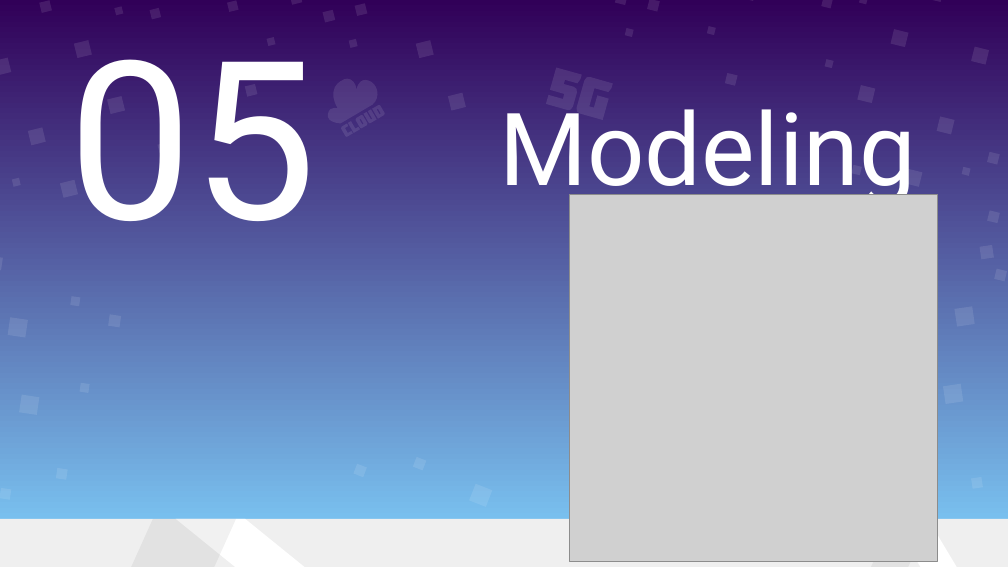
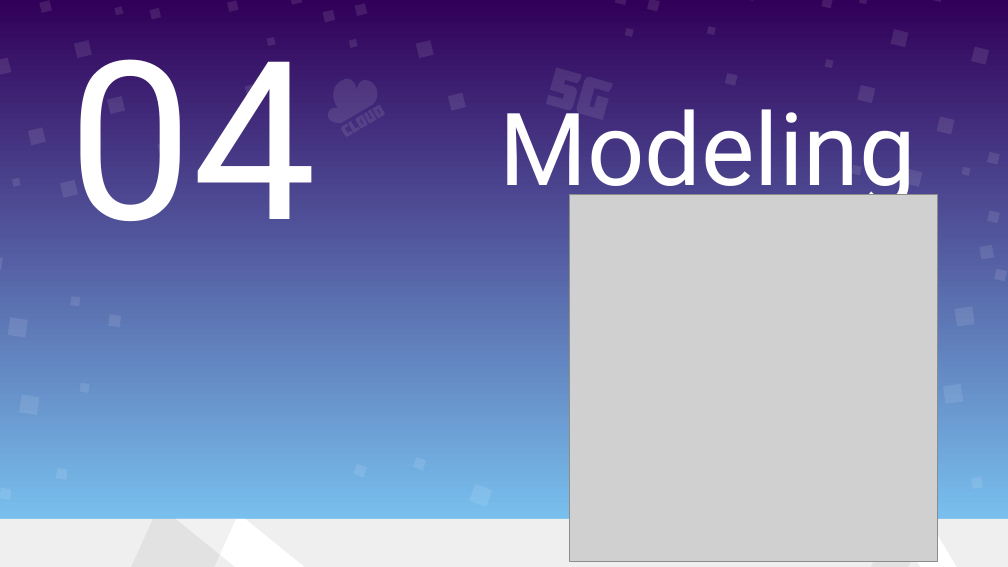
Before and after one commit to meohoangdeptrai1407/Thesis_Psychology, a slide deck: slide 16 of Therapy Chatbot V2.pptx (slide 17 before the commit). Drawn at 1008x567 pixels with LibreOffice and Linux fonts; fonts in the diff are those of the drawing; grey boxes stand for pictures. Boxes give left, top, right and bottom in pixels: in the first picture for what was removed or moved away, otherwise in the second. Text is boxed around its words. In the diff, an @@ line names an element or a change of style, - is before the commit and + after.

```diff
--- a/Therapy Chatbot V2.pptx
+++ b/Therapy Chatbot V2.pptx
@@ title at bbox=[68, 17, 317, 221]: text changed @@
-05
+04
```
Also in this commit, not shown: 7 other slides changed, 4 slides added, 3 slides removed.
